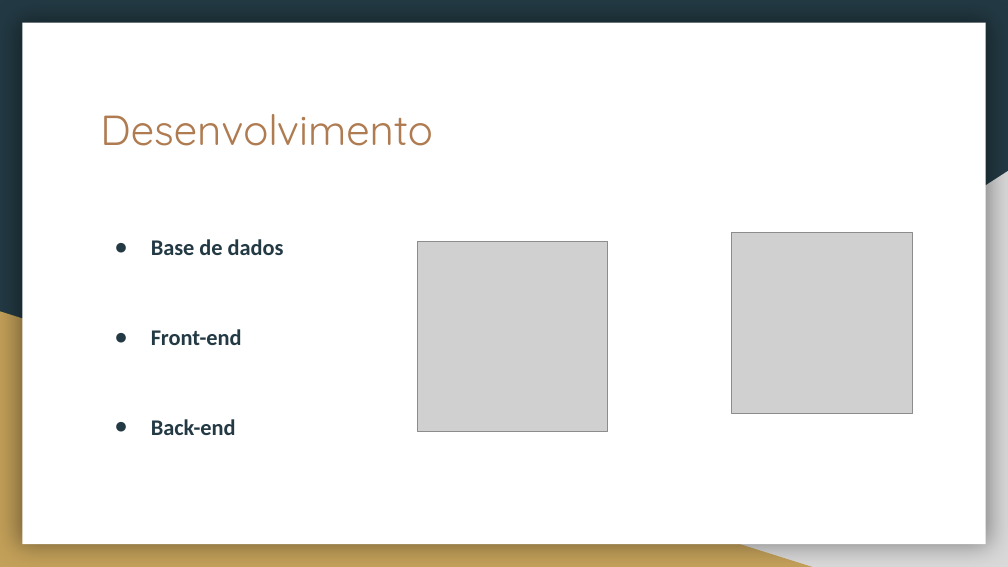
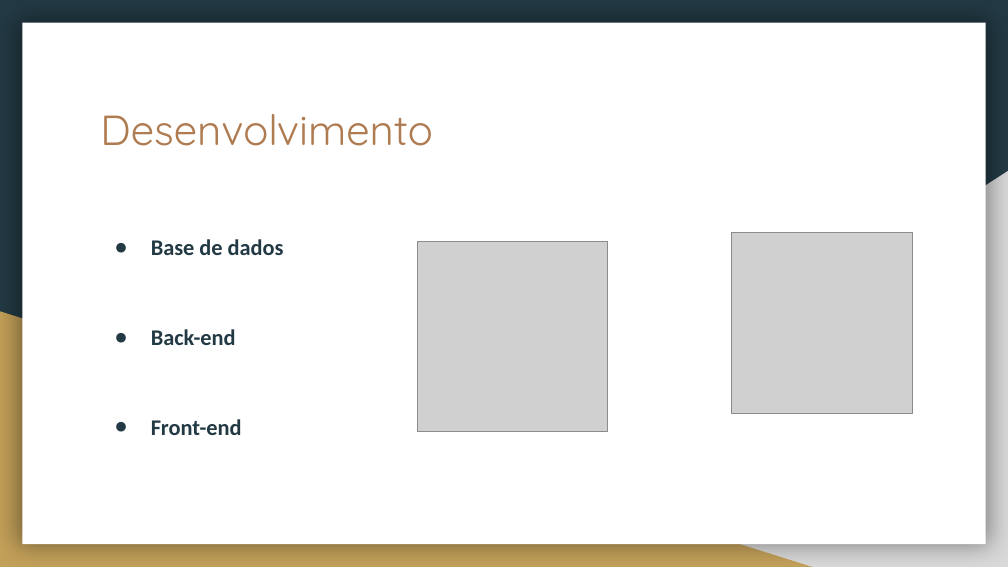
Before and after one commit to Carricossauro/lcc, a slide deck: slide 3 of docs/apresentacao/Projeto.pptx. Drawn at 1008x567 pixels with LibreOffice and Linux fonts; fonts in the diff are those of the drawing; grey boxes stand for pictures. Boxes give left, top, right and bottom in pixels: in the first picture for what was removed or moved away, otherwise in the second. Text is boxed around its words. In the diff, an @@ line names an element or a change of style, - is before the commit and + after.

Commit message:
ppt

```diff
--- a/docs/apresentacao/Projeto.pptx
+++ b/docs/apresentacao/Projeto.pptx
@@ text at bbox=[151, 329, 236, 345]: paragraph added @@
+● Back-end
@@ text at bbox=[151, 419, 236, 435]: paragraph removed @@
-● Back-end
```
Also in this commit, not shown: 2 other slides changed, 2 slides added, 1 slide removed, 16 other files.
